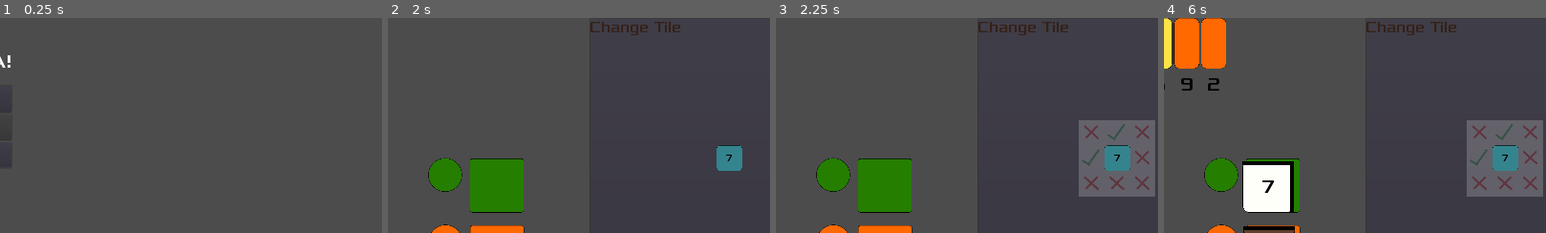
Above: before the commit, frames 1-4 (left to right).
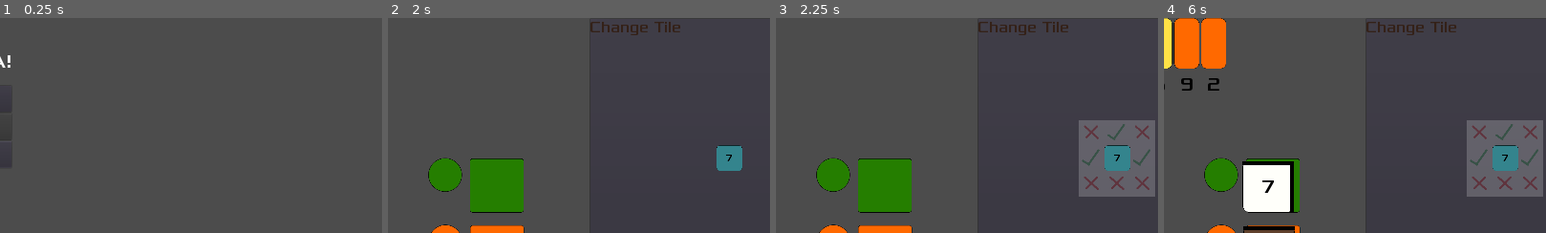
Above: after the commit, the same moments.

Repository: Structed/alcaramba
Game: Godot game, scene res://Drawable/MainMenu/MainMenu.tscn
Two runs of this game, one before a commit and one after it. Both use one fixed random seed, a clock stepped at 60 frames per second and the inputs below.
Inputs (mouse positions are % of the whole screen's width and height, from its top left):
- Up to frame 1 (0.25 s): no input
- Up to frame 2 (2 s): click "New Game" at 0.5 s; click "Start Game" at 1.25 s
- Up to frame 3 (2.25 s): click "Change Tile" at 2 s
- Up to frame 4 (6 s): click (18, 39) at 2.75 s; click (37, 39) at 3.5 s; click (38, 54) at 4.25 s; click (18, 54) at 5 s; click "End Turn" at 5.75 s
The pictures show only the part of the screen within x 24-74%, y 0-50%; the shares and areas given below are measured in that part.

Frames 1-2 are identical in both runs. In frame 3, 0.1% of the frame differs, in the area x 93-98%, y 61-69%; in frame 4, 0.1%.

Commit message:
18 bug remove tile leads to error in wall check (#20)
* added stack containing placed tiles
* debug button only adds unique tiles - multiple tiles with same id led to bugs in tile removal
* Updated comments

Co-authored-by: Johannes Ebner <Structed@users.noreply.github.com>

Diff:
--- a/src/alcaramba/Drawable/Town/Town.gd
+++ b/src/alcaramba/Drawable/Town/Town.gd
@@ -1,6 +1,7 @@
 extends TileMap
 
-var _stack_tiles: TileCardCollection = TileCardCollection.new()
+var _stack_tiles: TileCardCollection = TileCardCollection.new() # complete stack for tile info
+var _town_tiles: TileCardCollection = TileCardCollection.new() # stack for acually placed tiles
 var _starting_tile_id = 6
 var _current_tile: TileCard = TileCard.new(_starting_tile_id, 0, TileCard.TileType.START, TileCard.WALL_SIDE_NONE)
 var _max_size = [10, 10]
@@ -12,7 +13,7 @@
 func _ready():
 	_stack_tiles.initialize_for_game_start() # Implement Player stack and handover/keeping of tiles
 	self._placement_mode = 0
-	_stack_tiles.add_card(TileCard.new(_starting_tile_id, 0, TileCard.TileType.START, TileCard.WALL_SIDE_NONE))
+	_town_tiles.add_card(TileCard.new(_starting_tile_id, 0, TileCard.TileType.START, TileCard.WALL_SIDE_NONE))
 	place_starting_tile()
 	$TileMap_valid_overlay.hide()
 	draw_placed_tiles()
@@ -64,14 +65,15 @@
 				var cell_to_remove = get_cell(x, y)
 				if cell_to_remove != TileMap.INVALID_CELL && cell_to_remove != _starting_tile_id && is_tile_removable(x, y):
 					var removed_tile_id = remove_tile(x, y)
-					#TODO: send tile to spare tiles
 					update_overlay(_get_border(),_current_tile._id)
+					# TODO #19: send tile to spare tiles
 					draw_placed_tiles()
 
 
 func place_tile(x: int, y: int, tile: TileCard):
 	# if is_placement_valid(x,y,tile.get_id()):
 	set_cell(x, y, tile.get_id())
+	_town_tiles.add_card(tile)
 
 func remove_tile(x: int, y: int) -> int:
 	var tile_id = get_cell(x, y)
@@ -82,7 +84,7 @@
 
 # check if removing this tile would break continouity of town
 func is_tile_removable(x: int, y: int):
-	# TODO: logic for continuity
+	# TODO #15: logic for continuity
 	return true
 
 func place_starting_tile() -> void:
@@ -199,7 +201,11 @@
 # debug functions
 func _on_TextureButton_pressed():
 	#DEBUG
-	_current_tile = TileCard.new(randi() % 13 + 1, 0, TileCard.TileType.START, TileCard.WALL_SIDE_NONE)
+	var id = _starting_tile_id
+	while _town_tiles.get_card_info_by_id(id) != null:
+		id = randi() % 30 +1
+	_current_tile = TileCard.new(id, 0, TileCard.TileType.START, TileCard.WALL_SIDE_NONE)
+	OverlayDebugInfo.set_label("Tile ID",  "Tile ID: "+ _current_tile.get_id() as String)
 	_get_border()
 	update_overlay(_get_border(), _current_tile._id)
 	self._placement_mode = (_placement_mode + 1) % 3
